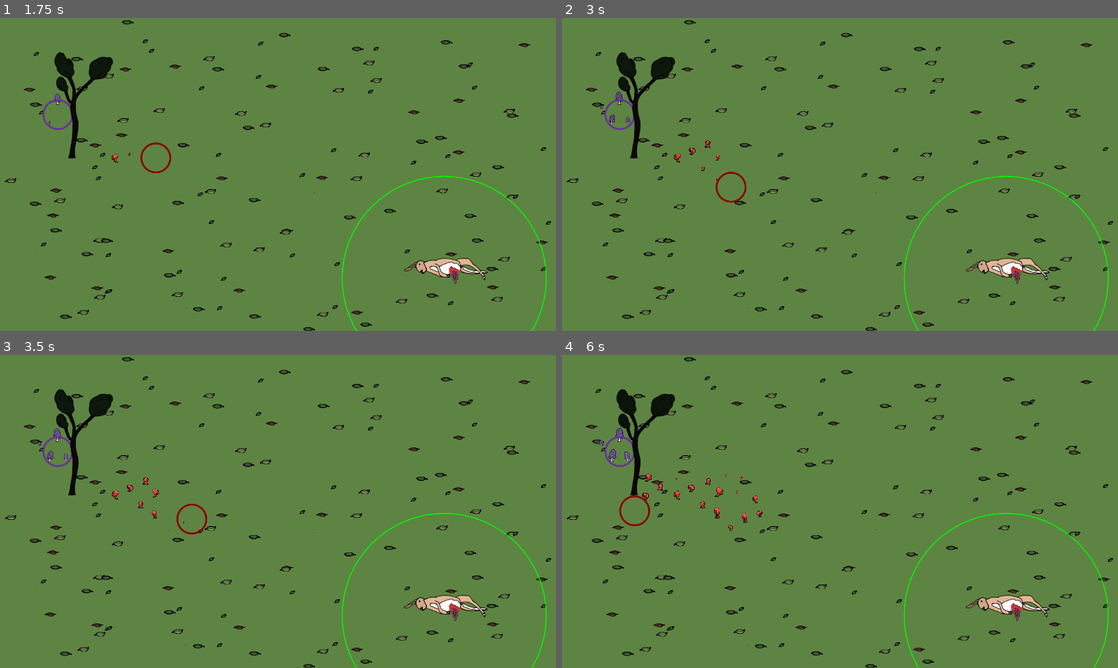
Above: before the commit, frames 1-4 (two rows, left to right).
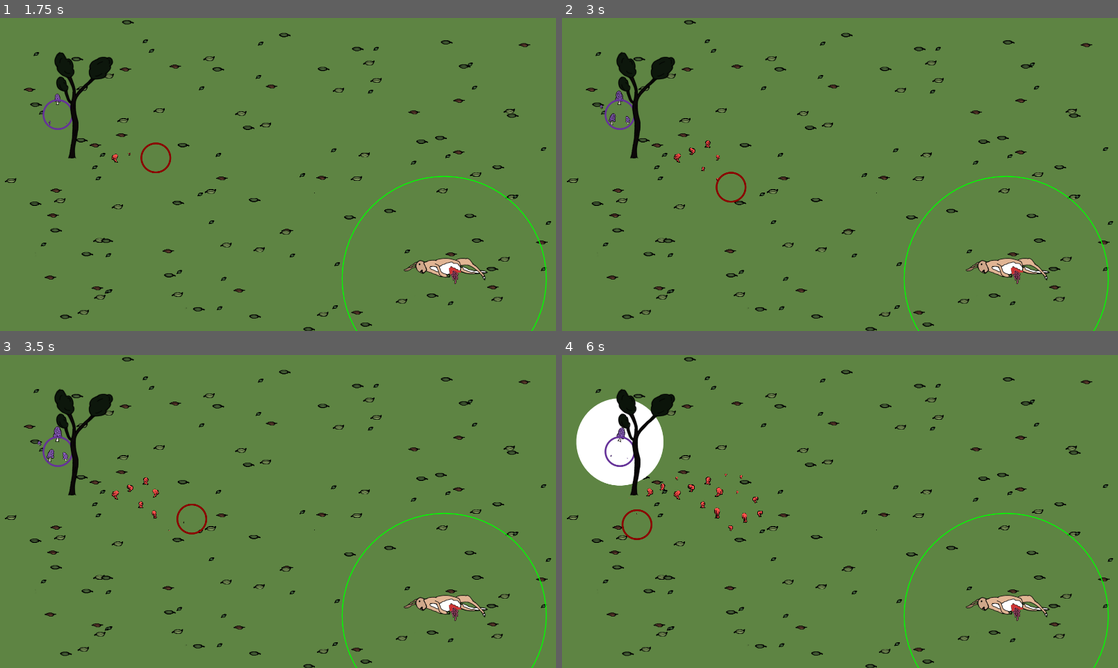
Above: after the commit, the same moments.

Repository: carcinizer/slavic-2025
Game: Godot game, scene res://scenes/main_menu.tscn
Same seed, same stepped clock (60 frames per second), same inputs: the game is played once before the commit and once after it.
Inputs:
- Up to frame 1 (1.75 s): click "Play" at 0.5 s; tap Enter at 1.25 s; hold Right (right1) from 1.28 s (still down); tap S (down2) at 1.35 s
- Up to frame 2 (3 s): release Right (right1) at 2.03 s; hold Down (down1) 2.03-2.78 s; tap A (left2) at 2.1 s; hold Right (right1) from 2.78 s (still down); tap D (right2) at 2.85 s
- Up to frame 3 (3.5 s): keep holding Right (right1)
- Up to frame 4 (6 s): release Right (right1) at 3.53 s; hold Up (up1) 3.53-4.28 s; tap one key every 0.75 s from 3.6 s: W (up2) S (down2) A (left2) D (right2); hold Left (left1) 4.28-5.78 s; hold Down (down1) from 5.78 s (still down)

Frame 1 is identical in both runs. In frame 2, less than 0.1% of the frame differs, in the area x 6-13%, y 23-35%; in frame 3, 0.1%; in frame 4, 3.4%, in the area x 2-37%, y 13-60%.

Commit message:
explosion works!

Diff:
--- a/scenes/mushroom.tscn
+++ b/scenes/mushroom.tscn
@@ -35,7 +35,6 @@
 shape = SubResource("CircleShape2D_qxrkd")
 
 [node name="ExplosionArea" type="Area2D" parent="."]
-monitorable = false
 
 [node name="CollisionShape2D" type="CollisionShape2D" parent="ExplosionArea"]
 shape = SubResource("CircleShape2D_6c3h1")
--- a/src/cursor.gd
+++ b/src/cursor.gd
@@ -72,7 +72,7 @@
 	var growth_factor := growth_speed * remap(nearby_mushrooms.size(), 0, 10, 1, 0.5)
 	for mushroom in nearby_mushrooms:
 		if mushroom.hp > mushroom.max_growth:
-			growth_factor *= .1
+			growth_factor *= .3
 		mushroom.hp += growth_factor * delta
 		if mushroom.hp > mushroom.max_growth:
 			if try_spawn_mushroom():
--- a/src/mushroom.gd
+++ b/src/mushroom.gd
@@ -20,6 +20,8 @@
 var should_check_for_connections = false
 var my_lifeline: StaticBody2D = null
 var my_cursor: Cursor = null
+
+var exploding = false
 
 var nearby_mushrooms: Array[Mushroom]
 
@@ -123,6 +125,18 @@
 	#else: $ExplosionArea.monitoring = false
 	#print($ExplosionArea.has_overlapping_bodies())
 
+func kill_by_explosion():
+	var hits: Array[Mushroom]
+	var collisions_in_range: Array[Node2D] = \
+	$ExplosionArea.get_overlapping_bodies().filter(
+		func(x): return x is Mushroom and x != self)
+	print(collisions_in_range.size())
+	hits.assign(collisions_in_range)
+
+	## Affect every mushroom in range
+	for shroom in collisions_in_range:
+		shroom.die()
+
 
 func send_tree_pulse(obj: LifeTree, frame: int):
 	if frame > latest_pulse:
@@ -131,41 +145,27 @@
 		for i in nearby_mushrooms:
 			i.send_tree_pulse(latest_pulse_source, latest_pulse)
 
-
 func explode():
-	### Create an Area2D child
-	#var exploding_area: Area2D = Area2D.new()
-	#add_child(exploding_area)
-	#var collision_shape: CollisionShape2D = CollisionShape2D.new()
-	#exploding_area.add_child(collision_shape)
-	#var shape: CircleShape2D = CircleShape2D.new()
-	#shape.radius = explosion_radius
-	#collision_shape.shape = shape
-
-	## Get overlapping mushrooms
-	#var hits: Array[Mushroom]
-	var collisions_in_range: Array[Node2D] = \
-	$ExplosionArea.get_overlapping_bodies()#.filter(
-		#func(x): return x is Mushroom)
-	#hits.assign(collisions_in_range)
-
-	## Affect every mushroom in range
-
-	for shroom in collisions_in_range:
-		shroom.die()
-
+	if exploding:
+		return
+	exploding = true
+	kill_by_explosion()
+	queue_redraw()
 	## TODO Visual effects
-
+	await get_tree().create_timer(2).timeout
 	die()
 
 
 func _exit_tree() -> void:
 	GLOB.all_mushrooms.erase(self)
 
-# func _draw():
-# 	var rad = get_node("NeighborRange/CollisionShape2D").shape.radius
-# 	var color = Color.GREEN if my_lifeline != null else Color.RED
-# 	draw_circle(Vector2(0,0), rad, color, false, 1, true)
+func _draw():
+	# var rad = get_node("NeighborRange/CollisionShape2D").shape.radius
+	# var color = Color.GREEN if my_lifeline != null else Color.RED
+	# draw_circle(Vector2(0,0), rad, color, false, 1, true)
+	if exploding:
+		var rad = get_node("ExplosionArea/CollisionShape2D").shape.radius
+		draw_circle(Vector2(0,0), rad, Color.WHITE, true, 1, true)
 
 var checked_mushrooms: Array[Mushroom] = []
 
